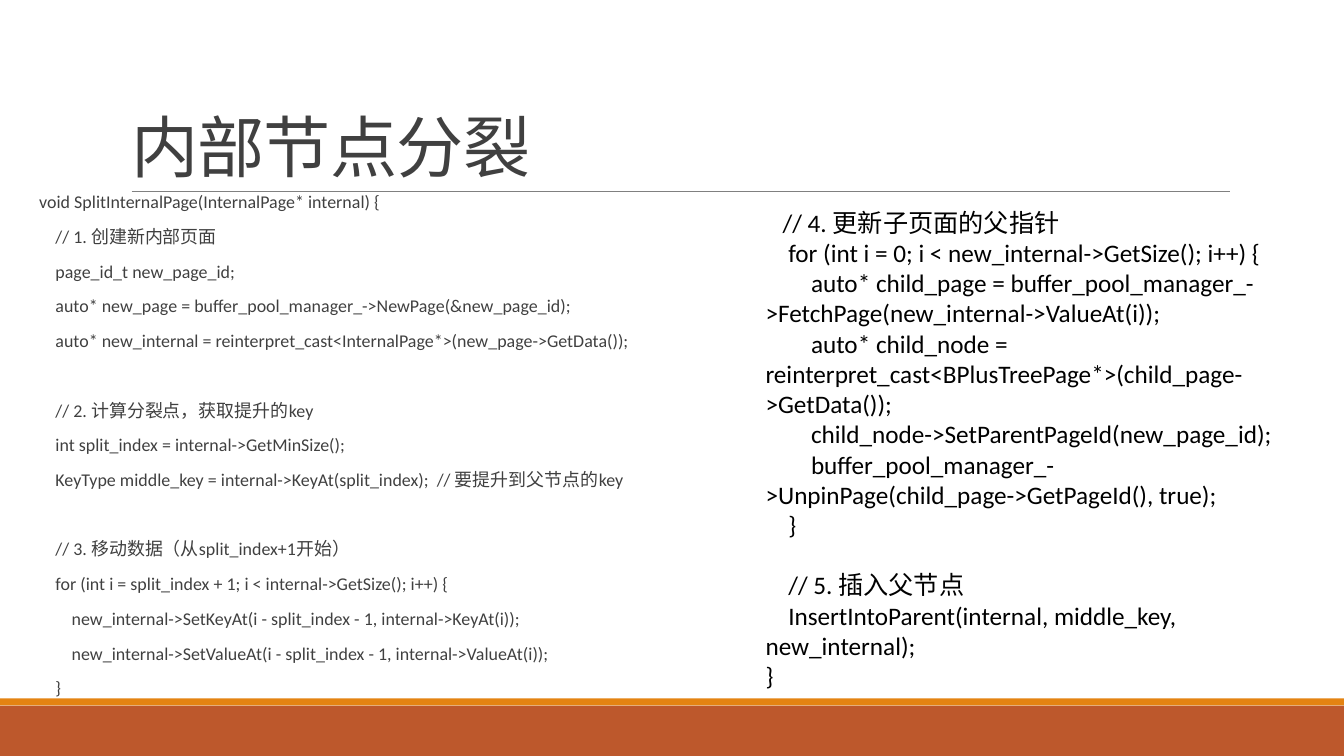
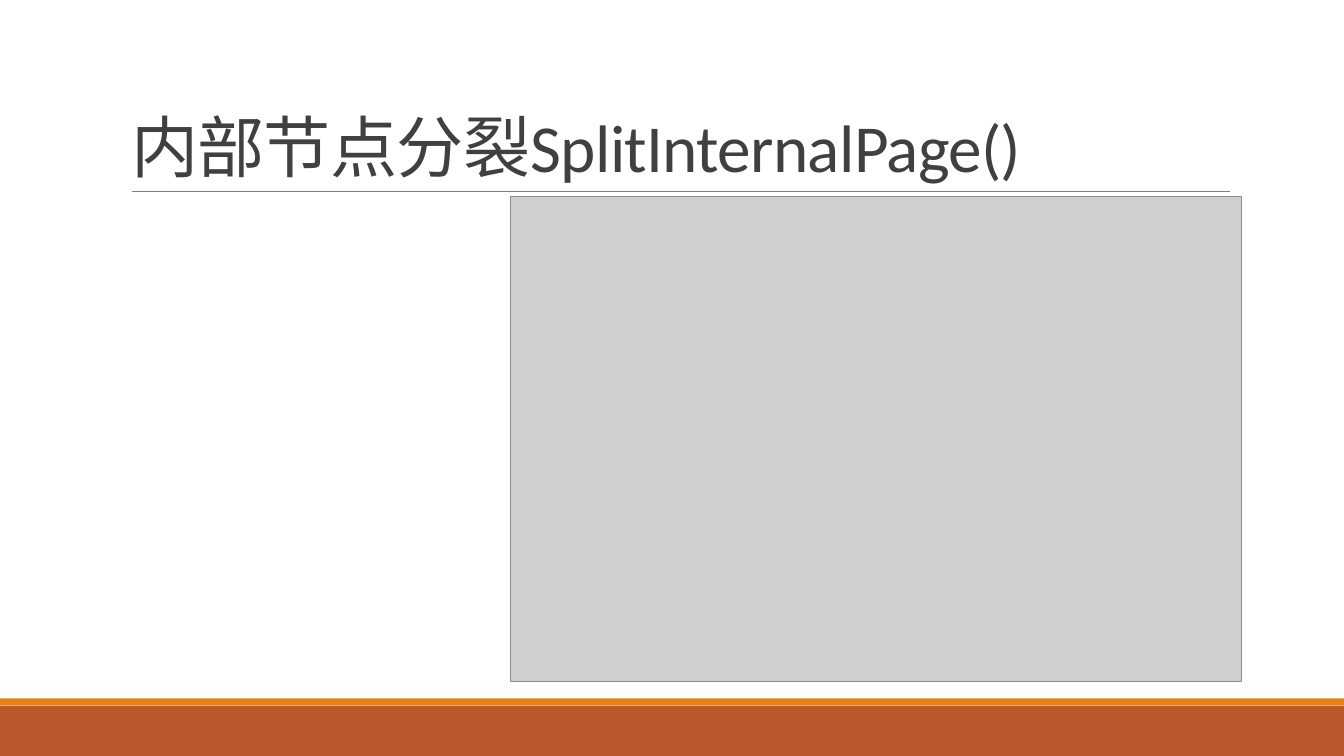
Before and after one commit to SDataBaseGroup/Database-lab, a slide deck: slide 55 of 缓冲区管理器与B+树的总ppt.pptx. Drawn at 1344x756 pixels with LibreOffice and Linux fonts; fonts in the diff are those of the drawing; grey boxes stand for pictures. Boxes give left, top, right and bottom in pixels: in the first picture for what was removed or moved away, otherwise in the second. Text is boxed around its words. In the diff, an @@ line names an element or a change of style, - is before the commit and + after.

```diff
--- a/缓冲区管理器与B+树的总ppt.pptx
+++ b/缓冲区管理器与B+树的总ppt.pptx
@@ title at [131,115,1021,184]: text changed @@
-内部节点分裂
+内部节点分裂SplitInternalPage()
@@ text removed at [39,195,629,663] @@
-void SplitInternalPage(InternalPage* internal) {
-// 1. 创建新内部页面
-page_id_t new_page_id;
-auto* new_page = buffer_pool_manager_->NewPage(&new_page_id);
-auto* new_internal = reinterpret_cast<InternalPage*>(new_page->GetData());
-// 2. 计算分裂点，获取提升的key
-int split_index = internal->GetMinSize();
-KeyType middle_key = internal->KeyAt(split_index); // 要提升到父节点的key
-// 3. 移动数据（从split_index+1开始）
-for (int i = split_index + 1; i < internal->GetSize(); i++) {
-new_internal->SetKeyAt(i - split_index - 1, internal->KeyAt(i));
-new_internal->SetValueAt(i - split_index - 1, internal->ValueAt(i));
-}
@@ picture added at [510,197,1242,682] @@
@@ text removed at [766,210,1271,659] @@
-// 4. 更新子页面的父指针
-for (int i = 0; i < new_internal->GetSize(); i++) {
-auto* child_page = buffer_pool_manager_->FetchPage(new_internal->ValueAt(i));
-auto* child_node = reinterpret_cast<BPlusTreePage*>(child_page->GetData());
-child_node->SetParentPageId(new_page_id);
-buffer_pool_manager_->UnpinPage(child_page->GetPageId(), true);
-}
-// 5. 插入父节点
-InsertIntoParent(internal, middle_key, new_internal);
-}
```
Also in this commit, not shown: 30 other slides changed, 10 slides added, 9 slides removed.
